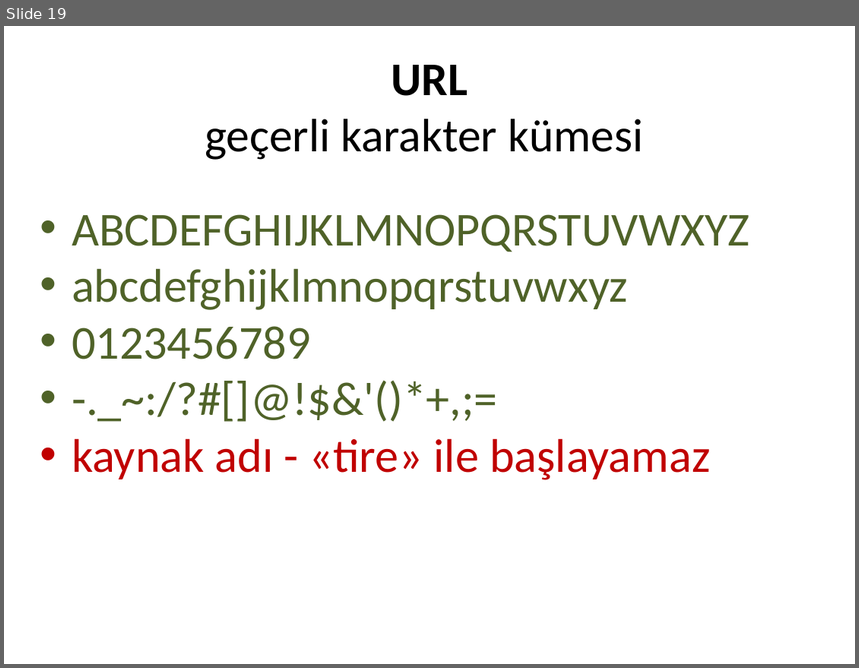
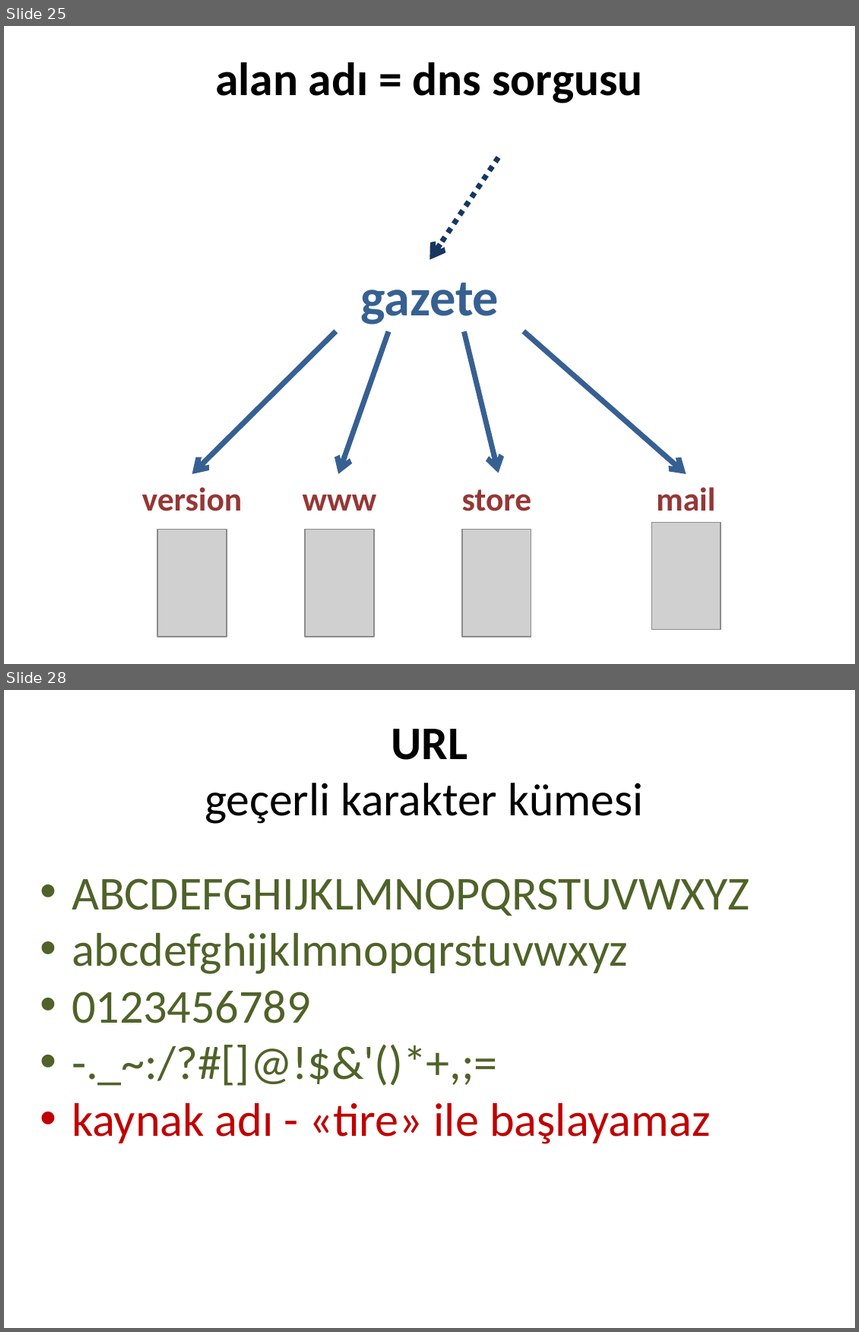
Before and after one commit to cemmerven/attrac, a slide deck: AttendanceTracker/Web Adresi.pptx. Shown one above the other, each under a label of ours: slide 19 before the commit, slides 25 and 28 after it; the slides between them are not shown. The pictures are 859x668 and 859x1332 pixels, drawn with LibreOffice and Linux fonts; fonts in the diff are those of the drawing; grey boxes stand for pictures. Boxes give left, top, right and bottom in pixels: in the first picture for what was removed or moved away, otherwise in the second. Text is boxed around its words. In the diff, an @@ line names an element or a change of style, - is before the commit and + after.

```diff
--- a/AttendanceTracker/Web Adresi.pptx
+++ b/AttendanceTracker/Web Adresi.pptx
@@ slide 25 added at [4, 26, 855, 664], background #FFFFFF @@
@@ title added at [215, 62, 643, 104], 39.6 pt, text #000000, bold @@
+alan adı = dns sorgusu
@@ arrow added from (499, 158) to (430, 260), #17375E 4.5 pt dashed @@
@@ text added at [360, 283, 499, 325], 44 pt, text #376092, bold @@
+gazete
@@ arrow added from (336, 332) to (192, 474), #376092 4.5 pt @@
@@ arrow added from (389, 332) to (338, 474), #376092 4.5 pt @@
@@ arrow added from (465, 332) to (499, 473), #376092 4.5 pt @@
@@ arrow added from (523, 332) to (686, 474), #376092 4.5 pt @@
@@ text added at [142, 487, 243, 512], 28 pt, text #953735, bold @@
+version
@@ text added at [303, 495, 377, 511], 28 pt, text #953735, bold @@
+www
@@ text added at [462, 490, 532, 512], 28 pt, text #953735, bold @@
+store
@@ text added at [656, 487, 715, 512], 28 pt, text #953735, bold @@
+mail
@@ picture added at [652, 522, 721, 629] @@
@@ picture added at [158, 530, 226, 637] @@
@@ picture added at [305, 530, 374, 637] @@
@@ picture added at [462, 530, 531, 637] @@
@@ what was slide 19 is now slide 28 @@
```
Also in this commit, not shown: 2 slides changed, 8 other slides added, 7 other files.
